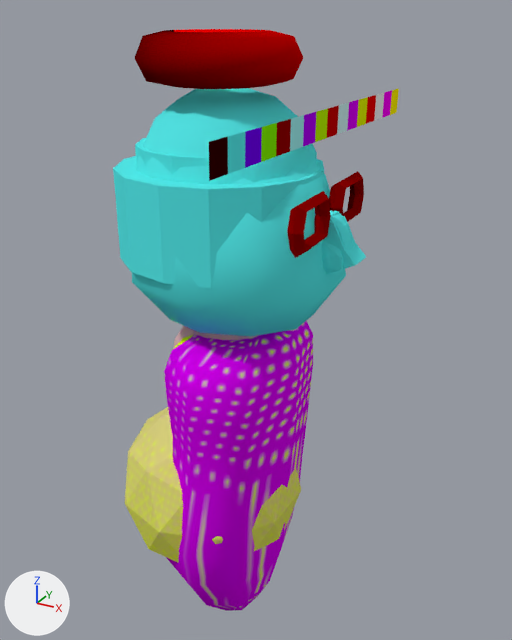
What one commit did to the Blender file assets/bits.blend.
Both versions are drawn from a 50 mm lens placed at (0.998, -1.618, 2.054), pointed at (0.067, 0.075, 1.207). Lighting does not change. The marker at lower left points along +X, +Y and +Z.

Objects in the first picture: 'GeomBody', 'LongBody', 'glasses', 'head1', 'head2', 'head3', 'nose2', 'palette', 'torus'.
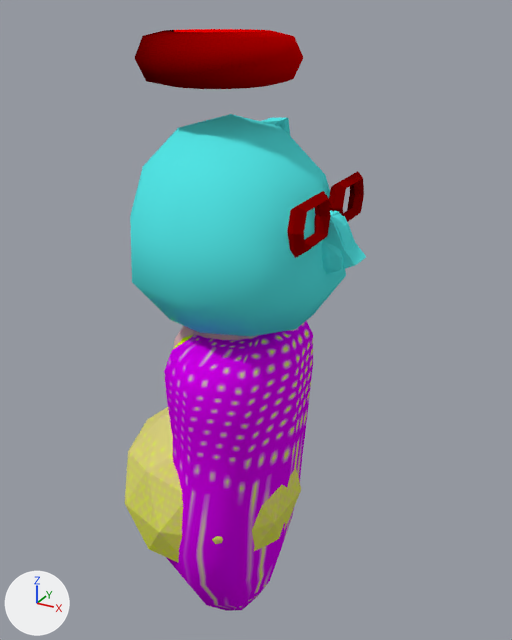
The edits, one by one:
Object 'head2' (ob_head2) is now hidden.
Object 'head3' (ob_head3) is now hidden.
Object 'palette' (ob_palette) is now hidden.

Location of each change, (x1, y1, x2, y2) in pixels of the pictures (512 x 640 px):
'head2', hidden (cyan): before (113, 138, 324, 288)
'head3', hidden (cyan): before (136, 88, 317, 185)
'palette', hidden: before (209, 89, 399, 181)
